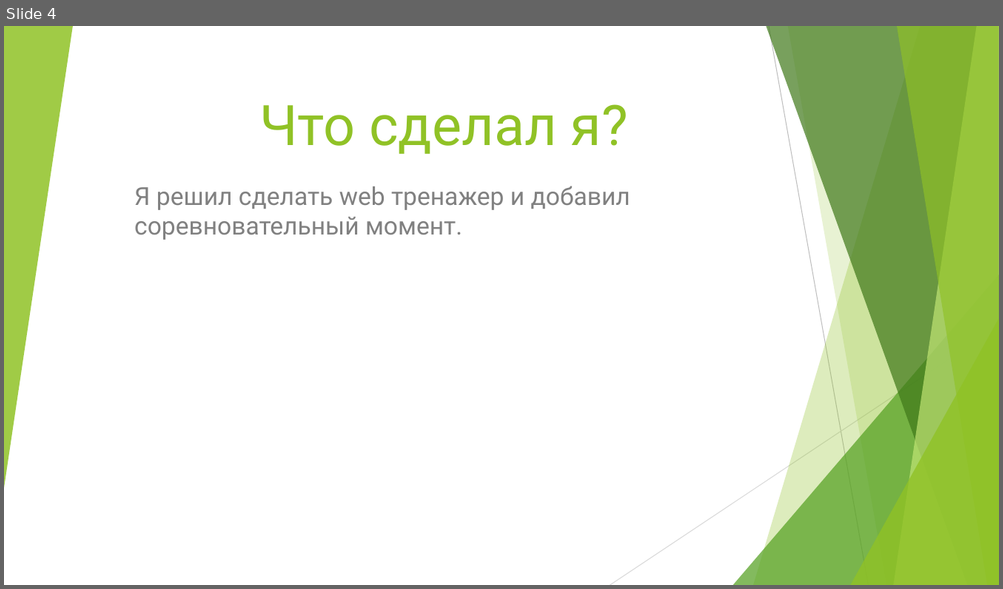
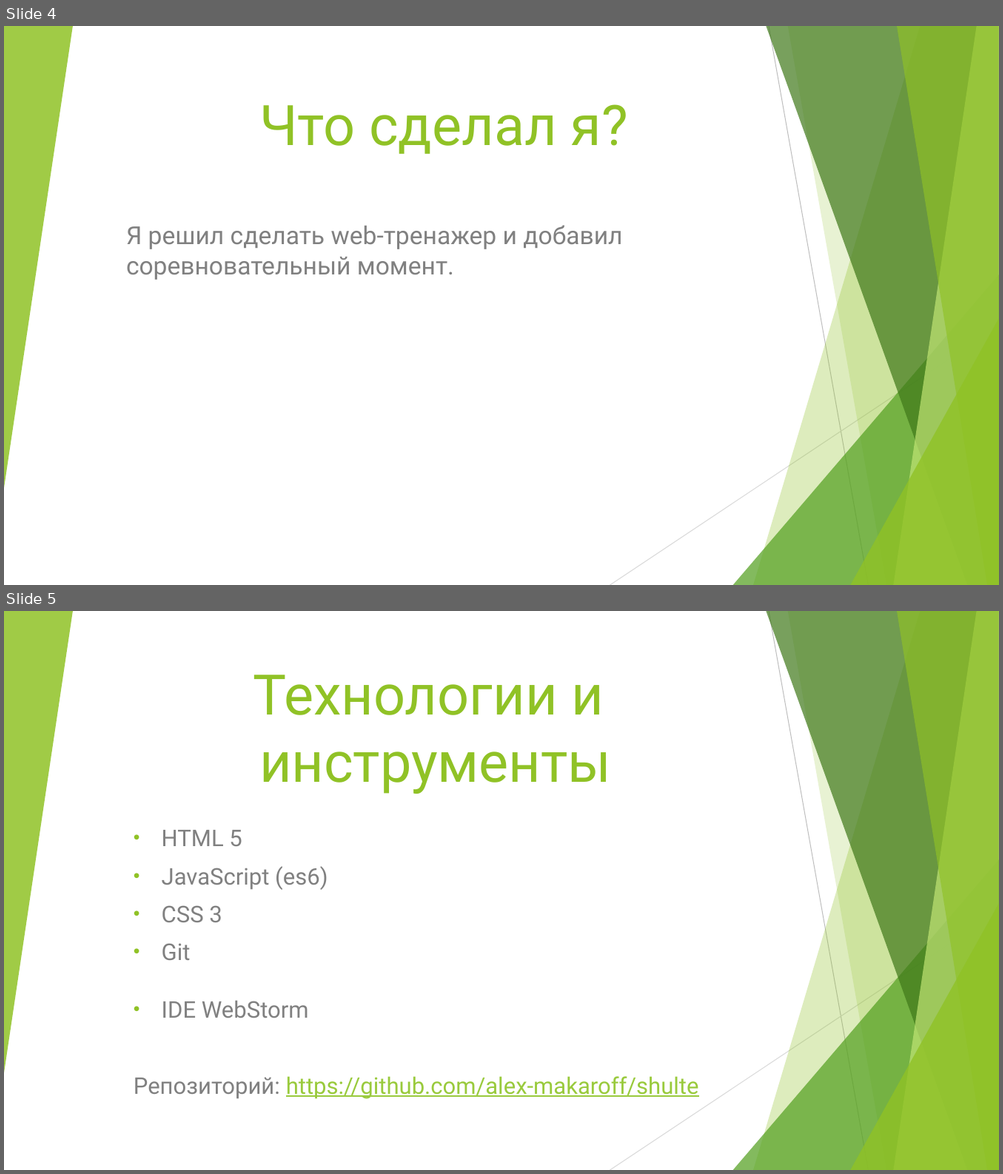
Before and after one commit to alex-makaroff/shulte, a slide deck: Таблица Шульте на JavaScript.pptx. Shown one above the other, each under a label of ours: slide 4 before the commit, slides 4 and 5 after it. The pictures are 1003x589 and 1003x1174 pixels, drawn with LibreOffice and Linux fonts; fonts in the diff are those of the drawing. Boxes give left, top, right and bottom in pixels: in the first picture for what was removed or moved away, otherwise in the second. Text is boxed around its words. In the diff, an @@ line names an element or a change of style, - is before the commit and + after.

```diff
--- a/Таблица Шульте на JavaScript.pptx
+++ b/Таблица Шульте на JavaScript.pptx
@@ slide 5 added at <box>4,611,999,1170</box>, background #FFFFFF; not listed: 10 template elements that a slide beside it also shows @@
@@ title added at <box>253,675,611,794</box>, 54 pt, text #90C226 @@
+Технологии и
+инструменты
@@ subtitle added at <box>134,830,699,1099</box>, 22.2 pt, text #808080 @@
+• HTML 5
+• JavaScript (es6)
+• CSS 3
+• Git
+• IDE WebStorm
+Репозиторий: https://github.com/alex-makaroff/shulte
@@ slide 4 changed as well @@
@@ subtitle at <box>126,225,622,280</box>: text changed @@
-Я решил сделать web тренажер и добавил соревновательный момент.
+Я решил сделать web-тренажер и добавил соревновательный момент.
```
Also in this commit, not shown: 4 other slides changed, 1 other slide added.
